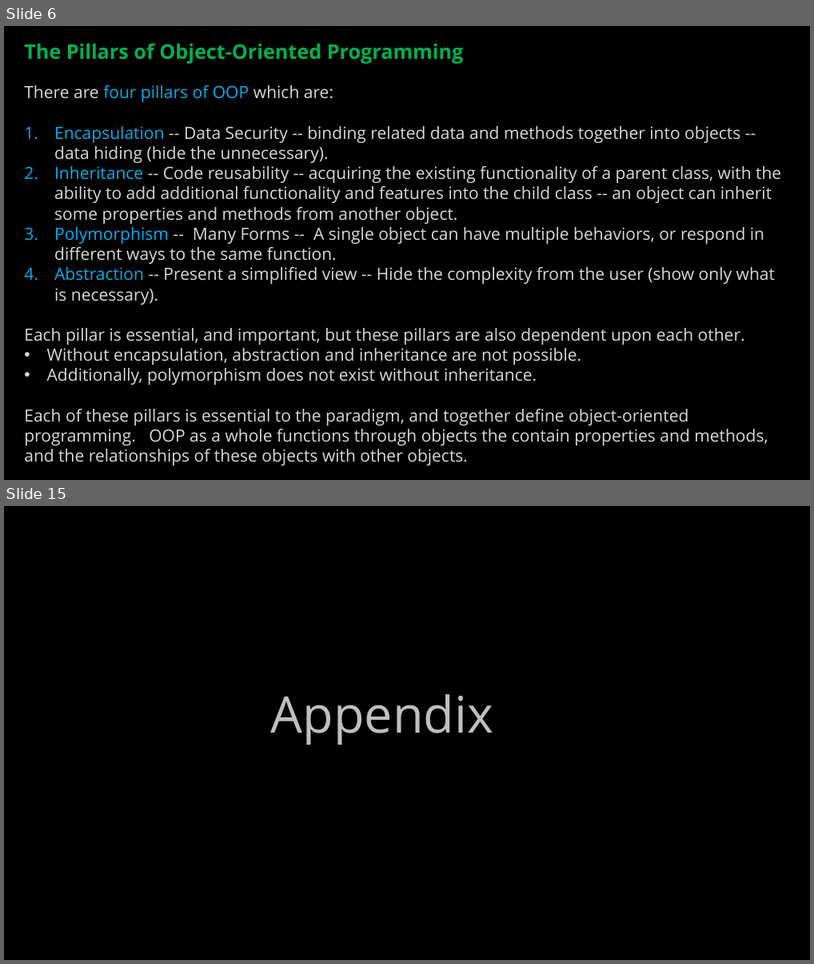
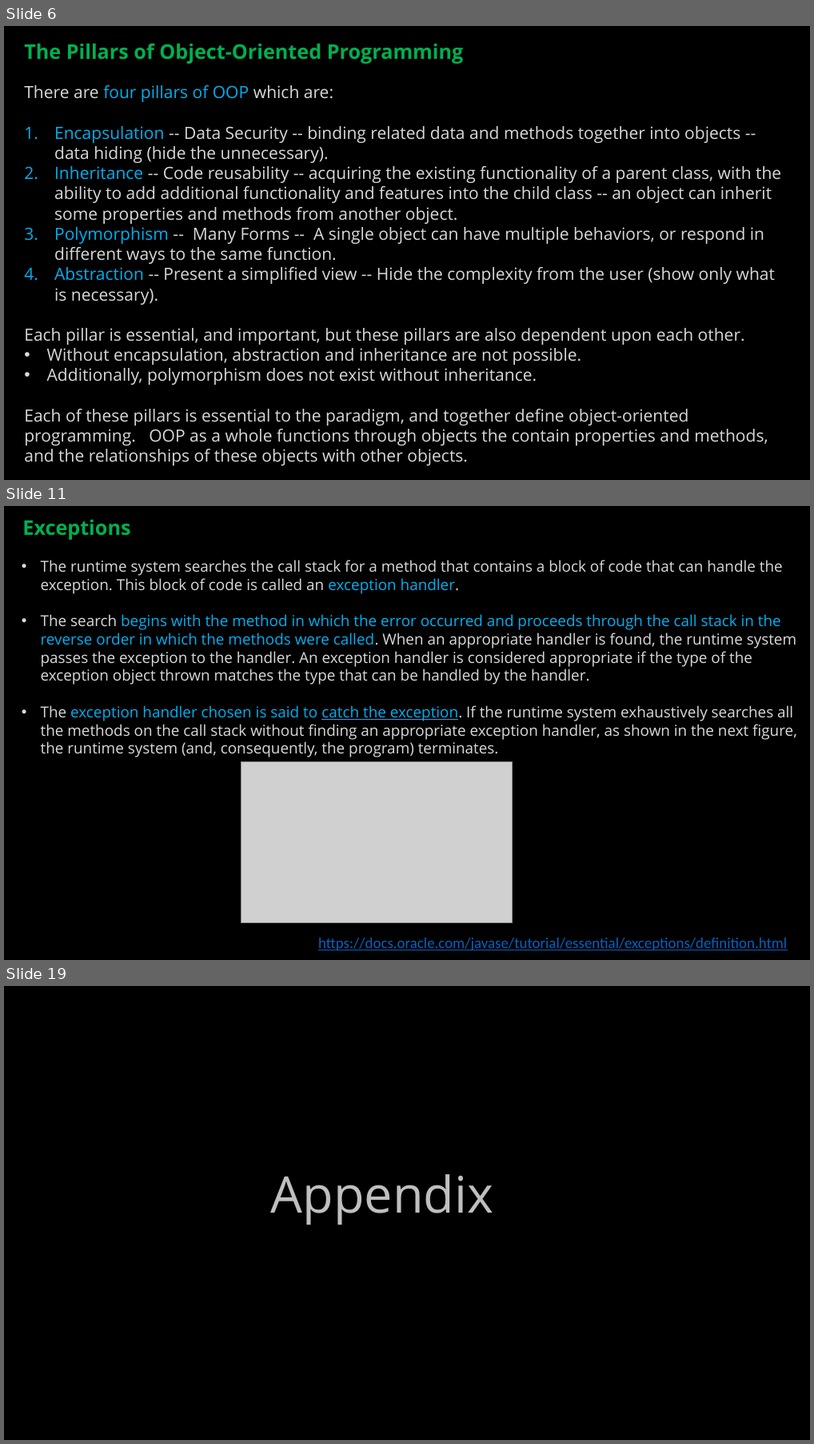
Before and after one commit to ckiefriter1/PT-BESD, a slide deck: Week5/BESD Week 5.pptx. Shown one above the other, each under a label of ours: slides 6 and 15 before the commit, slides 6, 11 and 19 after it; the slides between them are not shown. The pictures are 814x964 and 814x1444 pixels, drawn with LibreOffice and Linux fonts; fonts in the diff are those of the drawing; grey boxes stand for pictures. Boxes give left, top, right and bottom in pixels: in the first picture for what was removed or moved away, otherwise in the second. Text is boxed around its words. In the diff, an @@ line names an element or a change of style, - is before the commit and + after.

```diff
--- a/Week5/BESD Week 5.pptx
+++ b/Week5/BESD Week 5.pptx
@@ slide 11 added at [4, 506, 810, 960], background #000000 @@
@@ text added at [22, 520, 130, 540], 24 pt, text #00B050, bold @@
+Exceptions
@@ text added at [41, 560, 798, 757], 18 pt, text #D9D9D9 @@
+• The runtime system searches the call stack for a method that contains a block of code that can handle the exception. This block of code is called an exception handler.
+• The search begins with the method in which the error occurred and proceeds through the call stack in the reverse order in which the methods were called. When an appropriate handler is found, the runtime system passes the exception to the handler. An exception handler is considered appropriate if the type of the exception object thrown matches the type that can be handled by the handler.
+• The exception handler chosen is said to catch the exception. If the runtime system exhaustively searches all the methods on the call stack without finding an appropriate exception handler, as shown in the next figure, the runtime system (and, consequently, the program) terminates.
@@ picture added at [241, 762, 513, 922] @@
@@ text added at [318, 937, 787, 950], 18 pt, text #0563C1, underline @@
+https://docs.oracle.com/javase/tutorial/essential/exceptions/definition.html
@@ what was slide 15 is now slide 19 @@
```
Also in this commit, not shown: 1 slide changed, 10 other slides added, 7 slides removed.
